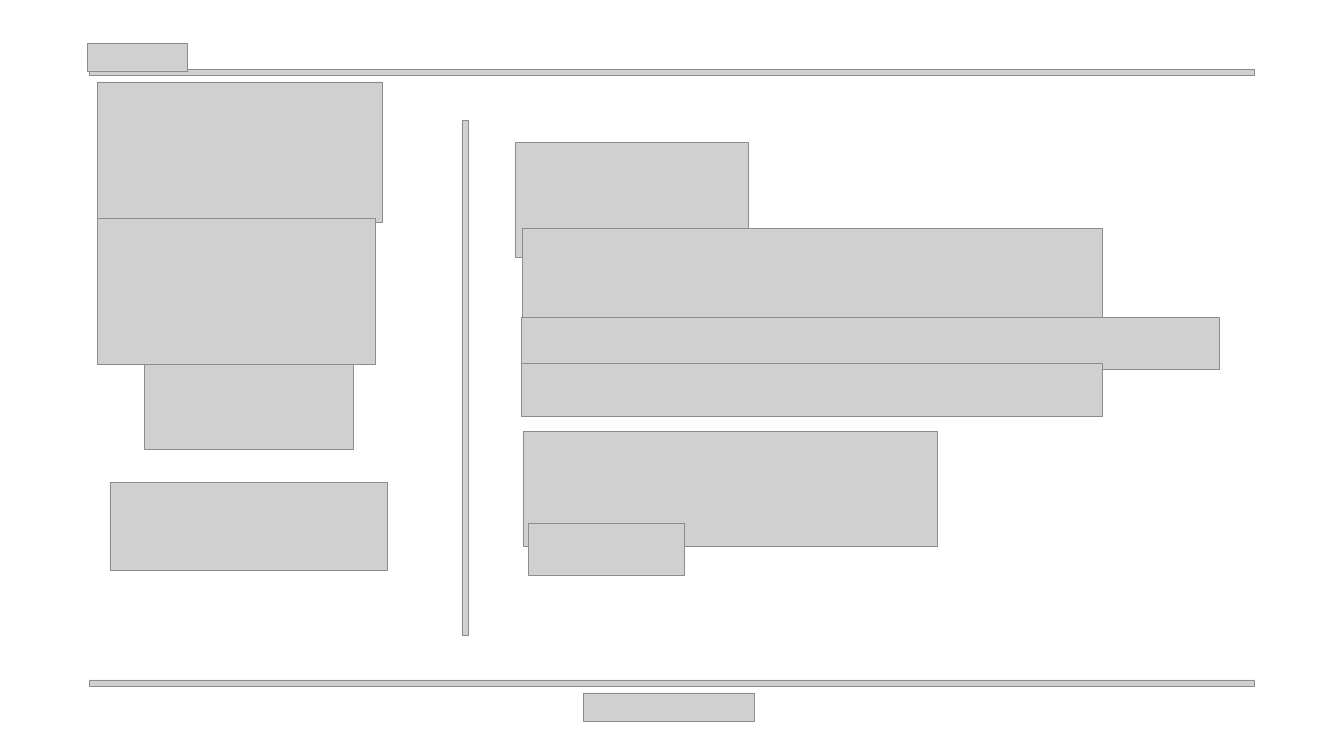
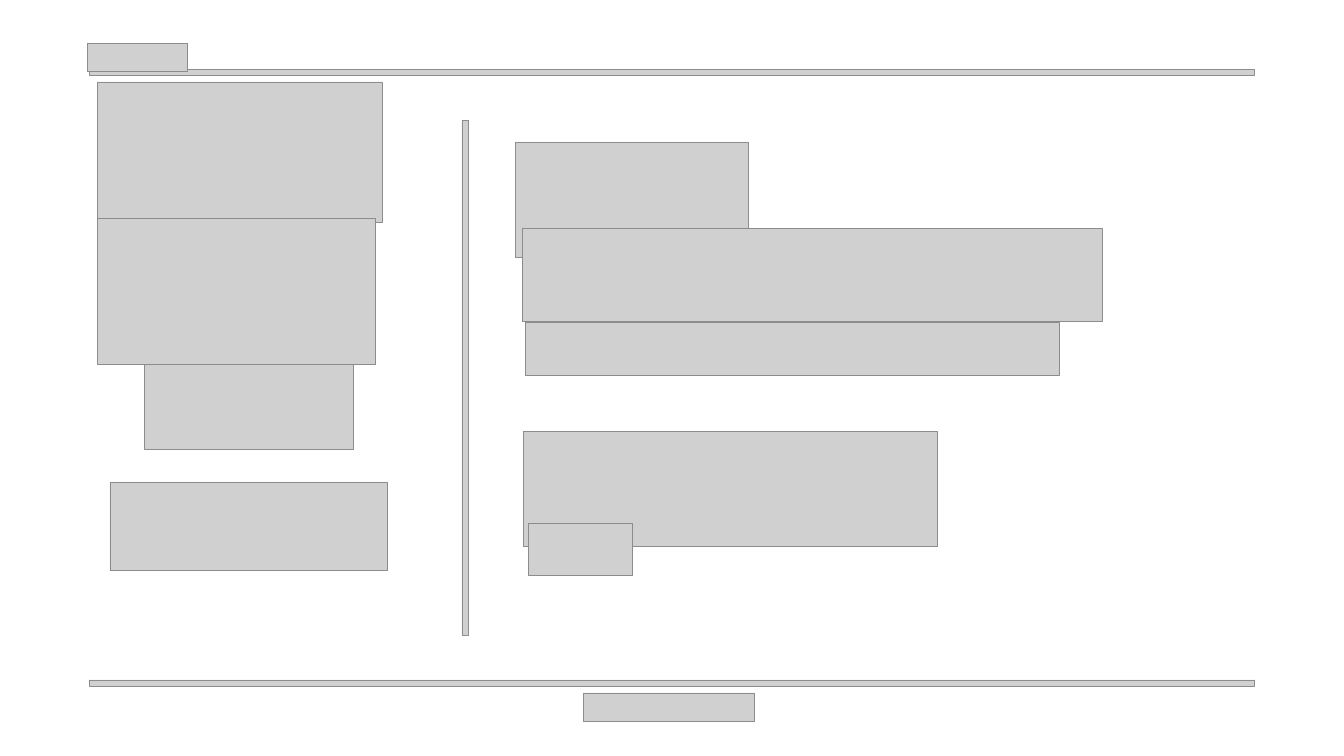
Before and after one commit to kpuce2022CD/OOSOO, a slide deck: slide 9 of Document/OOSOO_종합설계_제안서.pptx. Drawn at 1344x756 pixels with LibreOffice and Linux fonts; fonts in the diff are those of the drawing; grey boxes stand for pictures. Boxes give left, top, right and bottom in pixels: in the first picture for what was removed or moved away, otherwise in the second. Text is boxed around its words. In the diff, an @@ line names an element or a change of style, - is before the commit and + after.

```diff
--- a/Document/OOSOO_종합설계_제안서.pptx
+++ b/Document/OOSOO_종합설계_제안서.pptx
@@ picture: place and size @@
-picture at box(521, 318, 1220, 370)
+picture at box(525, 323, 1059, 375)
@@ picture removed at box(521, 364, 1103, 416) @@
@@ picture: place and size @@
-picture at box(528, 523, 685, 575)
+picture at box(528, 523, 632, 575)
```
Also in this commit, not shown: 5 other slides changed, 1 other file.
